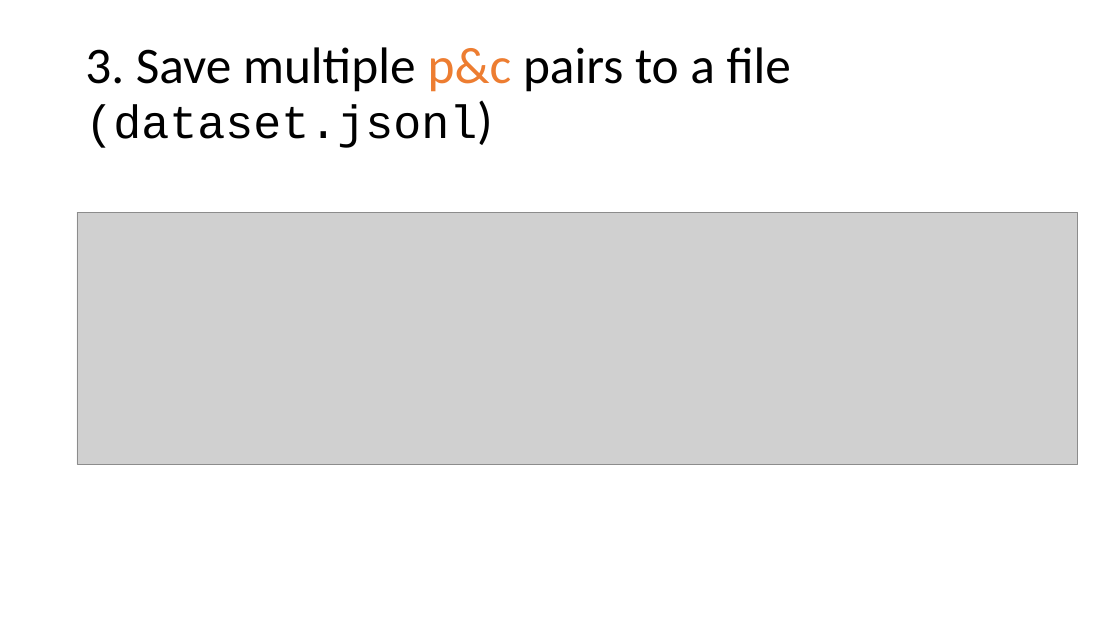
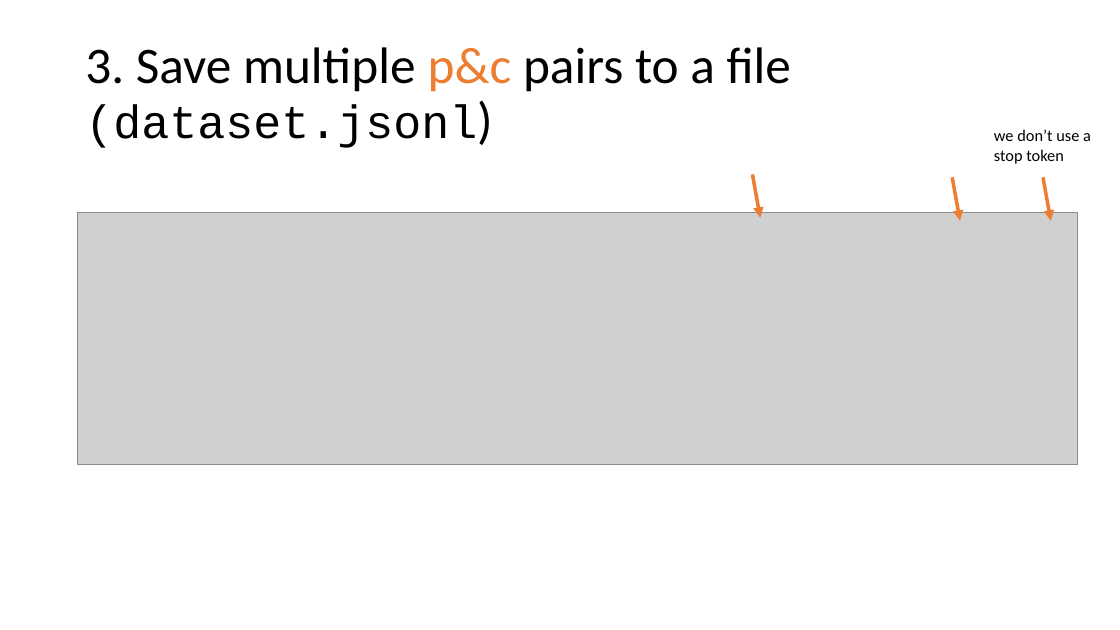
Before and after one commit to frankwxu/digital-forensics-lab, a slide deck: slide 19 of AI4Forensics/IP_Identifier_Fine_Tuning/IP_Identifer_Fine_Tuning.pptx (slide 18 before the commit). Drawn at 1120x630 pixels with LibreOffice and Linux fonts; fonts in the diff are those of the drawing; grey boxes stand for pictures; background and template pictures are left out. Boxes give left, top, right and bottom in pixels: in the first picture for what was removed or moved away, otherwise in the second. Text is boxed around its words. In the diff, an @@ line names an element or a change of style, - is before the commit and + after.

```diff
--- a/AI4Forensics/IP_Identifier_Fine_Tuning/IP_Identifer_Fine_Tuning.pptx
+++ b/AI4Forensics/IP_Identifier_Fine_Tuning/IP_Identifer_Fine_Tuning.pptx
@@ text added at box(994, 129, 1091, 164), 14 pt, text #000000 @@
+we don’t use a stop token
@@ arrow added from (753, 175) to (760, 218), #ED7D31 3 pt @@
@@ arrow added from (953, 177) to (960, 221), #ED7D31 3 pt @@
@@ arrow added from (1044, 177) to (1051, 221), #ED7D31 3 pt @@
```
Also in this commit, not shown: 19 other slides changed, 1 slide added.
